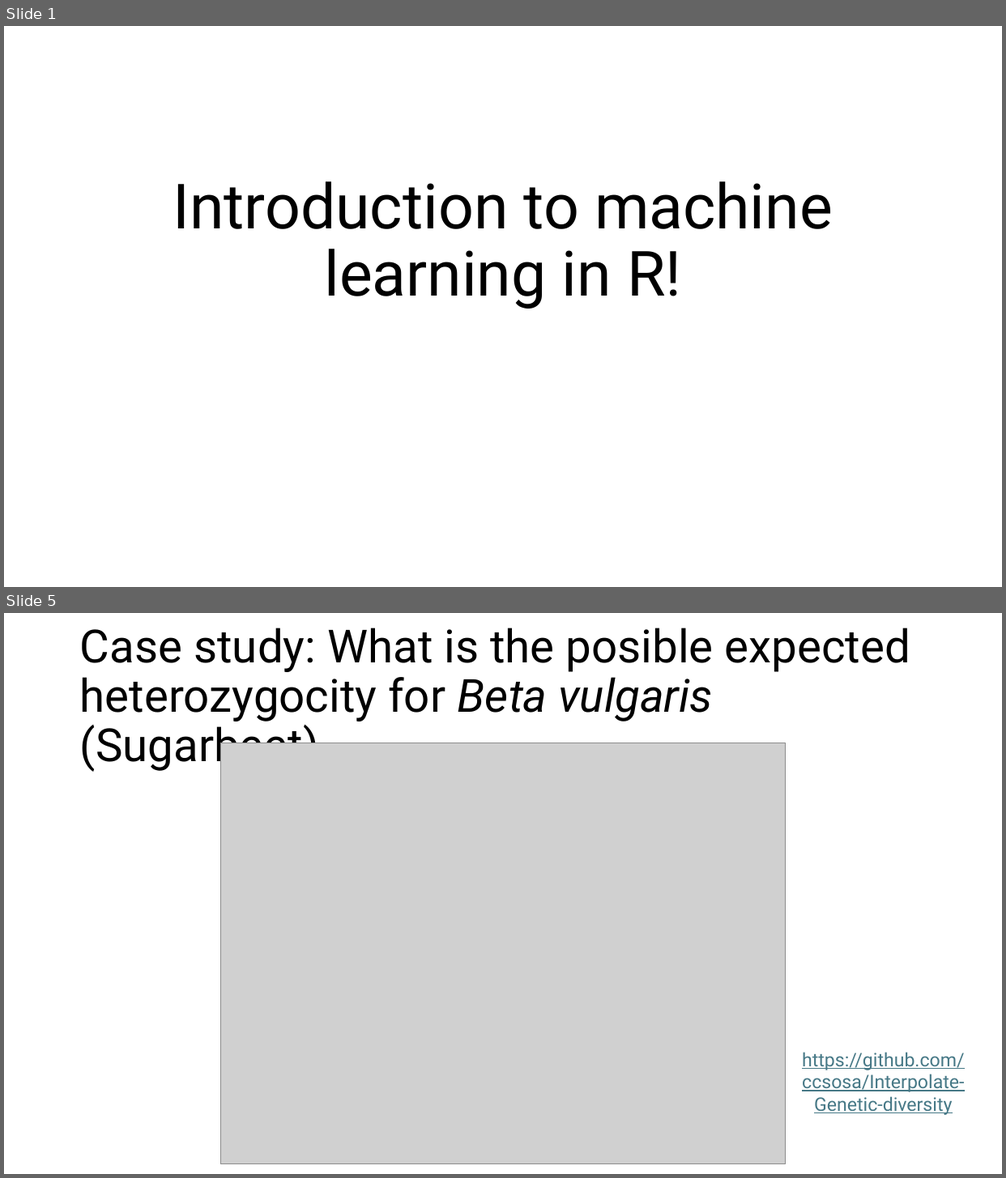
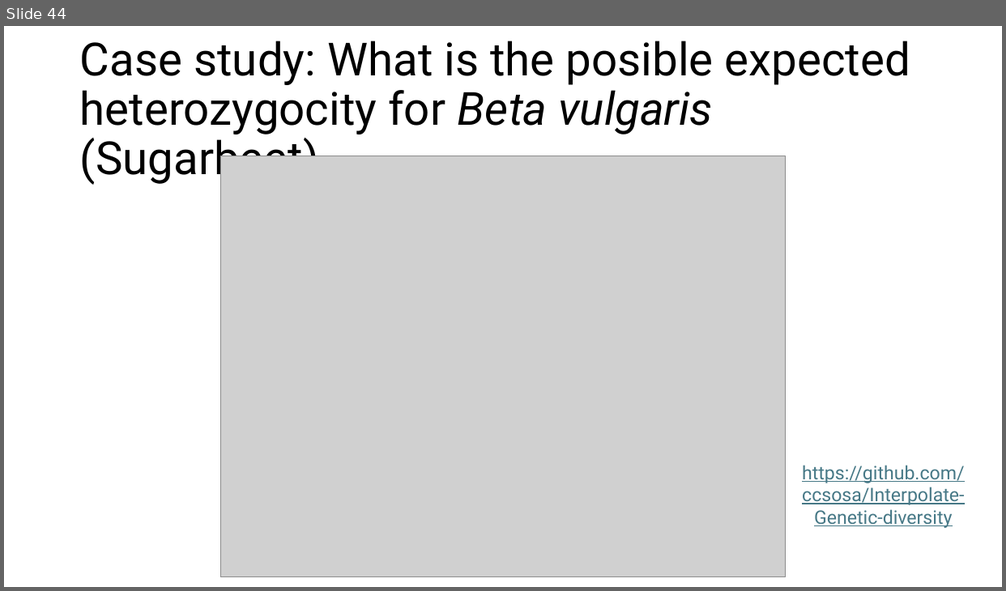
Before and after one commit to ccsosa/SDM_2026_2, a slide deck: 003_Machine_learning_R/Introduction to machine learning in R!.pptx. Shown one above the other, each under a label of ours: slides 1 and 5 before the commit, slide 44 after it; the slides between them are not shown. The pictures are 1006x1178 and 1006x591 pixels, drawn with LibreOffice and Linux fonts; fonts in the diff are those of the drawing; grey boxes stand for pictures. Boxes give left, top, right and bottom in pixels: in the first picture for what was removed or moved away, otherwise in the second. Text is boxed around its words. In the diff, an @@ line names an element or a change of style, - is before the commit and + after.

```diff
--- a/003_Machine_learning_R/Introduction to machine learning in R!.pptx
+++ b/003_Machine_learning_R/Introduction to machine learning in R!.pptx
@@ slide 1 removed at [4,26,1002,587], background #FFFFFF @@
@@ title removed at [172,182,833,309] @@
-Introduction to machine learning in R!
@@ what was slide 5 is now slide 44 @@
```
Also in this commit, not shown: 45 slides added, 6 other slides removed, 26 other files.
